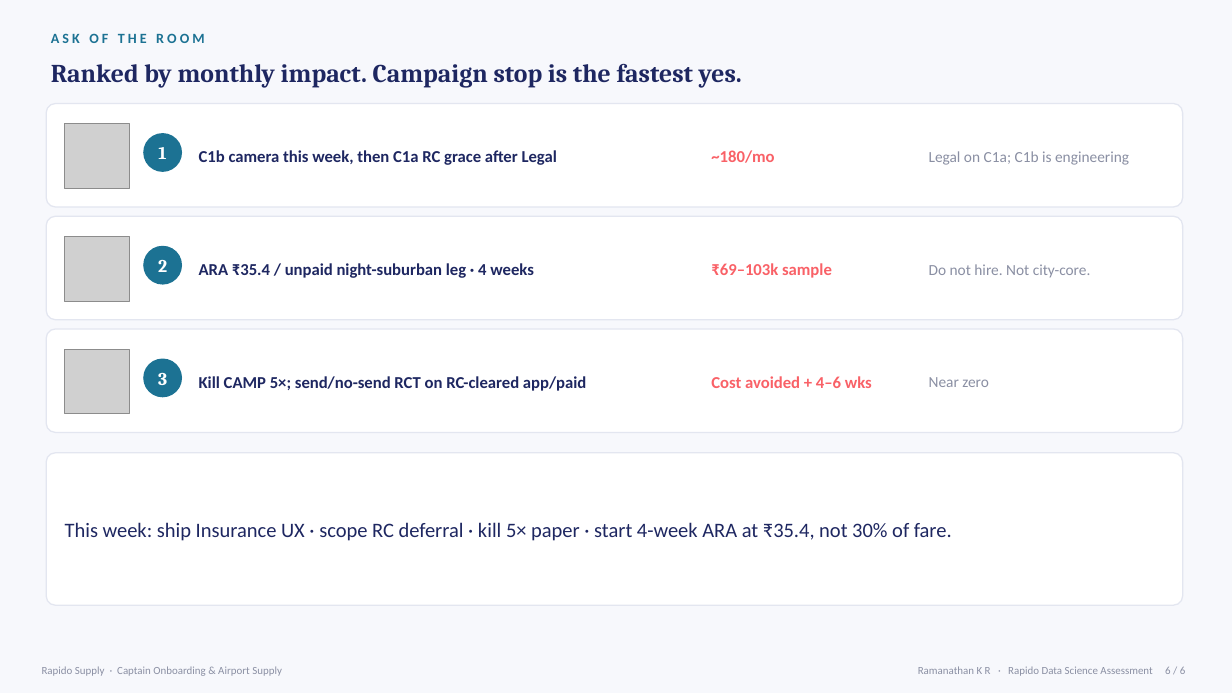
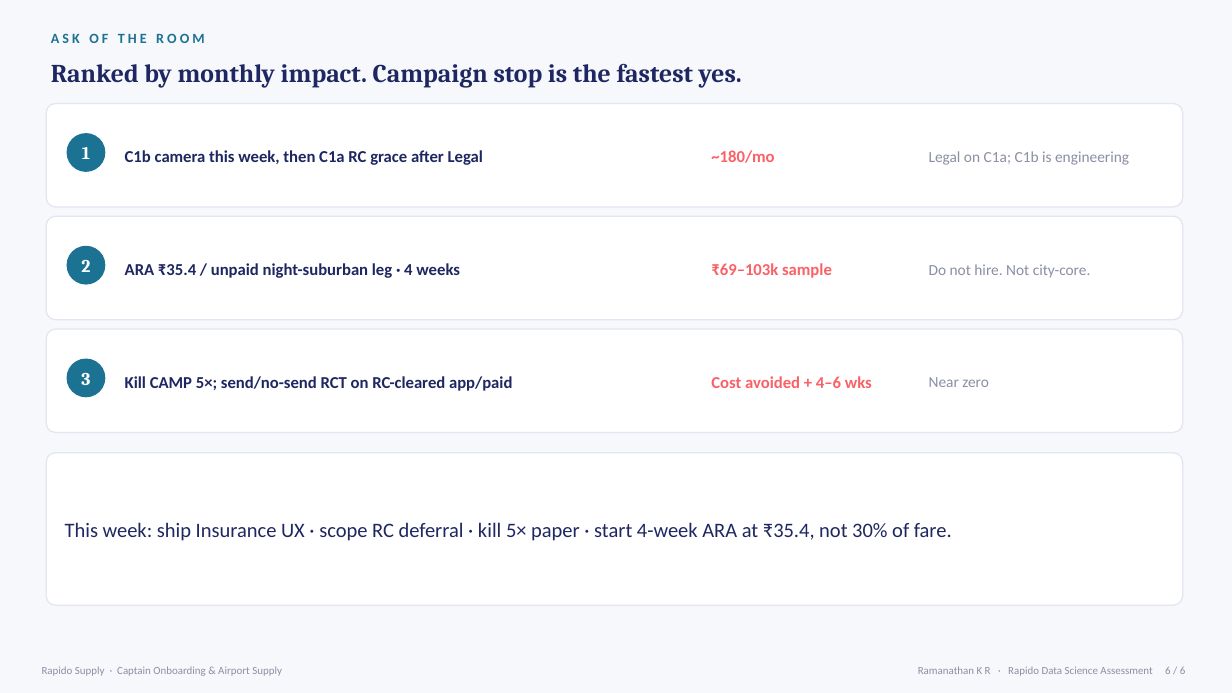
Before and after one commit to KRRamanathan/Project_R, a slide deck: slide 7 of DECK.pptx. Drawn at 1232x693 pixels with LibreOffice and Linux fonts; fonts in the diff are those of the drawing; grey boxes stand for pictures. Boxes give left, top, right and bottom in pixels: in the first picture for what was removed or moved away, otherwise in the second. Text is boxed around its words. In the diff, an @@ line names an element or a change of style, - is before the commit and + after.

```diff
--- a/DECK.pptx
+++ b/DECK.pptx
@@ picture removed at [65, 124, 129, 189] @@
@@ text "C1b camera this week, then ...": place and size @@
-text "C1b camera this week, then ..." at [199, 150, 557, 165]
+text "C1b camera this week, then ..." at [125, 150, 483, 165]
@@ picture removed at [65, 237, 129, 301] @@
@@ text "ARA ₹35.4 / unpaid night-suburban ...": place and size @@
-text "ARA ₹35.4 / unpaid night-suburban ..." at [199, 263, 534, 278]
+text "ARA ₹35.4 / unpaid night-suburban ..." at [125, 263, 460, 278]
@@ picture removed at [65, 349, 129, 414] @@
@@ 3 texts, 3 ellipses: place and size @@
-3 texts, 3 ellipses at [143, 133, 182, 397]
+3 texts, 3 ellipses at [67, 133, 105, 397]
@@ text "Kill CAMP 5×; send/no-send RCT ...": place and size @@
-text "Kill CAMP 5×; send/no-send RCT ..." at [199, 376, 586, 391]
+text "Kill CAMP 5×; send/no-send RCT ..." at [125, 376, 512, 391]
```
Also in this commit, not shown: 2 other slides changed, 5 other files.
